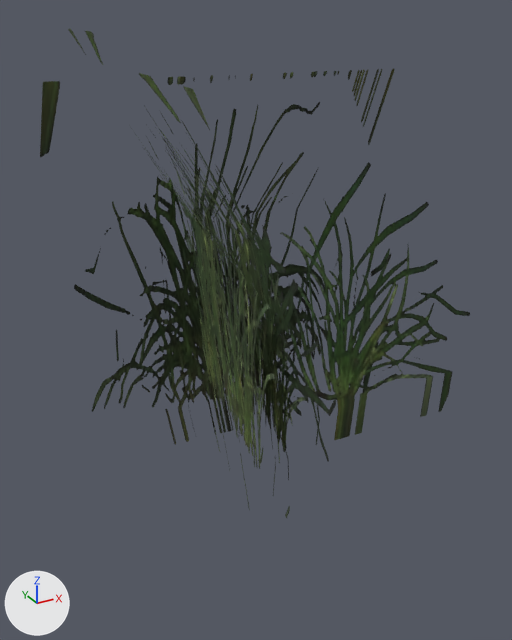
An edit to the glTF model ASSETS/Vegetation/Grass/ForestGrass001/Models/forest_grass_001_a_LOD2.gltf, drawn before and after from the same camera.
Camera for both pictures: a camera (50 mm lens) standing at (-0.618, -0.999, 0.857) and looking at (-0.027, 0.076, 0.319). The lights are fixed; the arrows at lower left show +X, +Y and +Z. The picture after the commit comes second.

In view in the first picture: 'forest_grass_001_a_LOD2'.
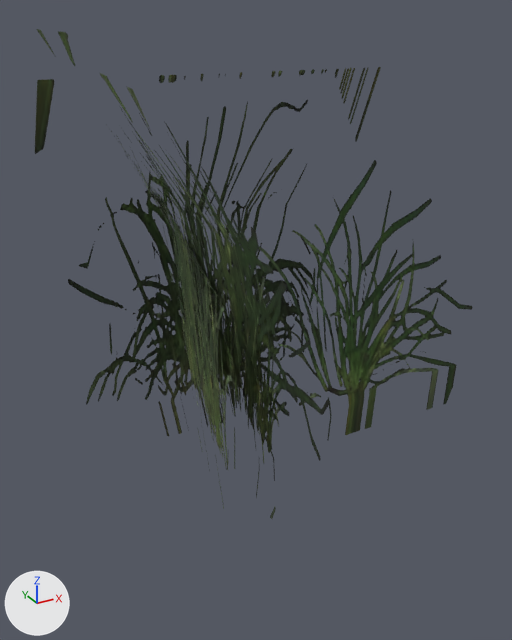
The change, as a list of edits to the scene's bpy script:
```text
Change me_forest_grass_001_a_lod2:
    used by ob_forest_grass_001_a_lod2; location = (0.0, 0.0, 0.0)
    remove me_forest_grass_001_a_lod2.from_pydata(...)  # 32 vertices, 24 faces; spans x -0.379..0.565, y -0.357..0.443, z 0.0..0.826
    add me_forest_grass_001_a_lod2.from_pydata(...)  # 32 vertices, 24 faces; spans x -0.381..0.593, y -0.352..0.458, z 0.0..0.826
    me_forest_grass_001_a_lod2 part 1: the loose piece of 8 vertices spanning x -0.32..-0.009, y -0.357..0.309, z 0.0..0.826 is turned 4.5 degrees about the z axis through its middle, then moved by (-0.031, 0.003, 0.0)
    me_forest_grass_001_a_lod2 part 2: the loose piece of 8 vertices spanning x -0.379..0.362, y 0.049..0.237, z 0.0..0.759 is turned 0.7 degrees about the z axis through its middle, then moved by (-0.001, 0.038, 0.0)
    me_forest_grass_001_a_lod2 part 3: the loose piece of 8 vertices spanning x -0.304..-0.033, y -0.351..0.443, z 0.0..0.78 is turned -3 degrees about the z axis through its middle, then moved by (-0.038, 0.022, 0.0)
    me_forest_grass_001_a_lod2 part 4: the loose piece of 8 vertices spanning x -0.086..0.565, y 0.04..0.255, z 0.0..0.64 is turned 3 degrees about the z axis through its middle, then moved by (0.028, 0.009, 0.0)
```

Boxes [x1, y1, x2, y2] around the edits, measured in the pictures (512 x 640 px; the box of a moved part takes in the faces that stretch with it):
'forest_grass_001_a_LOD2', reshaped: before [40, 29, 470, 518]; after [35, 29, 472, 519]
part 1 of me_forest_grass_001_a_lod2, moved or reshaped: before [68, 29, 336, 518]; after [36, 29, 329, 519]
part 2 of me_forest_grass_001_a_lod2, moved or reshaped: before [40, 69, 395, 444]; after [35, 67, 381, 436]
part 3 of me_forest_grass_001_a_lod2, moved or reshaped: before [132, 73, 279, 510]; after [100, 73, 235, 509]
part 4 of me_forest_grass_001_a_lod2, moved or reshaped: before [242, 162, 470, 445]; after [258, 160, 472, 440]
